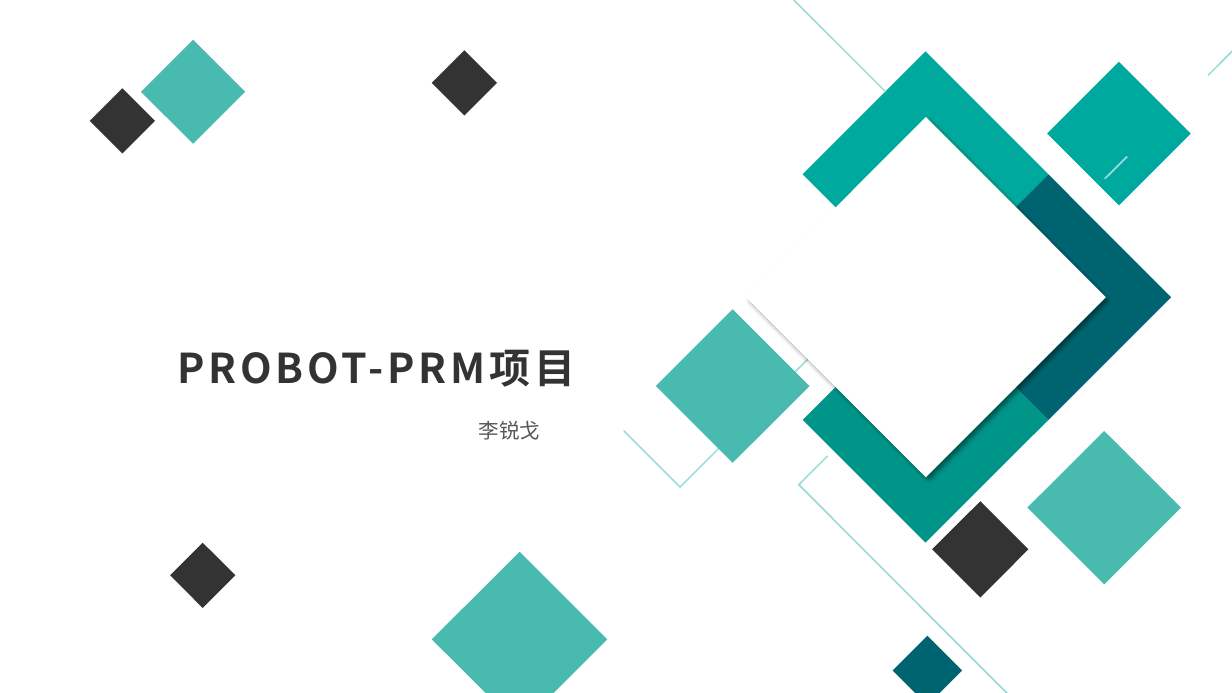
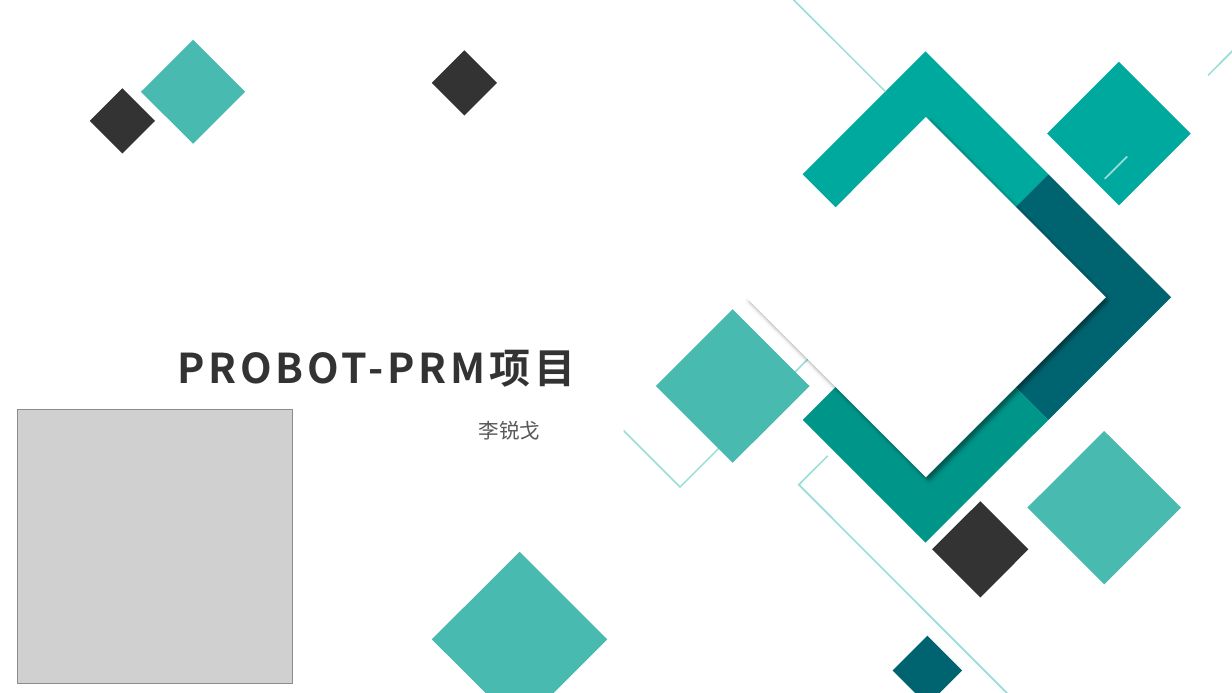
Before and after one commit to whutddk/PRM_Robotic_Arm, a slide deck: slide 1 of 项目PPT0-1-0.pptx. Drawn at 1232x693 pixels with LibreOffice and Linux fonts; fonts in the diff are those of the drawing; grey boxes stand for pictures. Boxes give left, top, right and bottom in pixels: in the first picture for what was removed or moved away, otherwise in the second. Text is boxed around its words. In the diff, an @@ line names an element or a change of style, - is before the commit and + after.

```diff
--- a/项目PPT0-1-0.pptx
+++ b/项目PPT0-1-0.pptx
@@ picture added at bbox=[18, 409, 292, 684] @@
@@ freeform shape removed at bbox=[170, 543, 236, 608] @@
```
Also in this commit, not shown: 2 other slides changed, 8 slides added, 1 slide removed, 16 other files.
